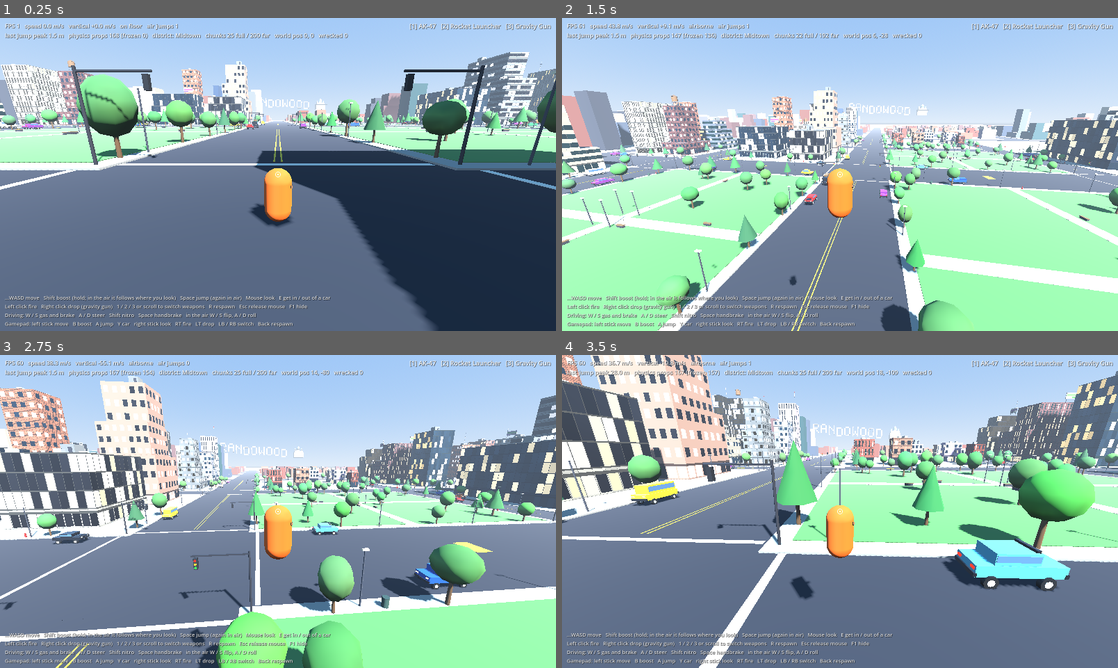
Above: before the commit, frames 1-4 (two rows, left to right).
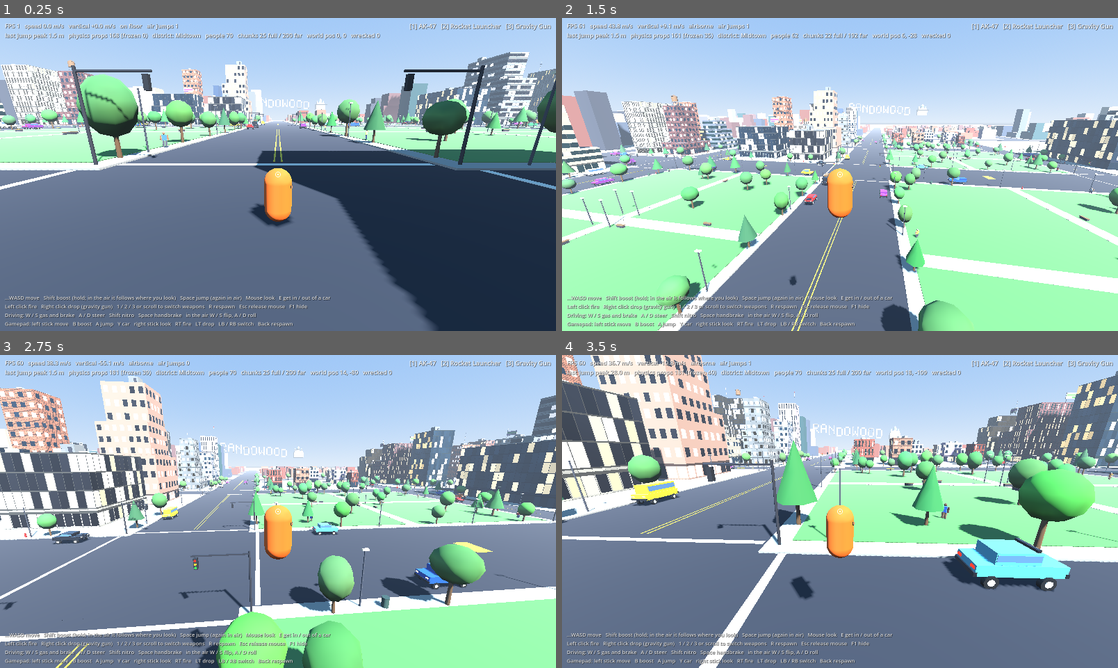
Above: after the commit, the same moments.

Repository: ashalluf/rando-game
Game: Godot game, scene res://scenes/levels/city.tscn
The game is run twice, just before and just after one commit, with the same random seed, the same clock (stepped at 60 frames per second) and the same inputs.
Inputs (mouse positions are in pixels of both pictures, inside the frame that each line leads up to):
- Up to frame 1 (0.25 s): no input
- Up to frame 2 (1.5 s): move the mouse to (867, 174) at 0.52 s; hold Shift (boost) 0.53-1.28 s; hold W (move_forward) from 0.53 s (still down); tap Space (jump) at 0.77 s; click (867, 174) at 0.8 s; move the mouse to (812, 174) at 1.27 s; click (812, 174) at 1.35 s
- Up to frame 3 (2.75 s): keep holding W (move_forward); tap Space (jump) at 1.52 s; tap Shift (boost) at 1.55 s; move the mouse to (289, 505) at 2.02 s; press the mouse at (289, 505) at 2.03 s; right-click (289, 505) at 2.1 s
- Up to frame 4 (3.5 s): keep holding W (move_forward); move the mouse to (834, 517) at 2.77 s; release the mouse at (834, 517) at 2.78 s; tap Shift (boost) at 2.85 s; tap Space (jump) at 3.02 s

The runs differ from the first frame. In frame 1, 0.4% of the frame differs, in the area x 28-76%, y 4-42%; in frame 2, 0.6%; in frame 3, 0.6%; in frame 4, 0.9%, in the area x 12-100%, y 4-76%.

Commit message:
Milestone 7: pedestrians that ragdoll and lane-following traffic
Pedestrians wander the sidewalks of each block (capped at 70) and turn
into six-piece pin-jointed ragdolls when hit by a car, a thrown crate,
debris, a bullet, an explosion, or a boosting player. Traffic cars are
kinematic Vehicles driving the lanes on the right, turning at random at
intersections, spawned around the player and despawned far away; a hit
traffic car drops into real physics. Every car has a bumper zone that
knocks pedestrians and launches the player.

Fixes a NaN bug: frozen vehicle bodies corrupt their wheels, so
PhysicsBudget no longer freezes vehicles and traffic cars only get real
wheels when they go physical. The headless check fails on NaN now.

How to test: boost into a crowd on the sidewalk. Get in a car and drive
through them. Rocket a traffic car and watch it tumble.

Co-Authored-By: Claude Fable 5.1 <noreply@anthropic.com>
Claude-Session: https://claude.ai/code/session_013mJoQrtobT2mZqUs9rjLvy

Diff:
--- /dev/null
+++ b/scripts/npc/pedestrian.gd
@@ -0,0 +1,168 @@
+class_name Pedestrian
+extends CharacterBody3D
+## Wandering pedestrian. Walks between random points on its block's sidewalk ring, bobs a bit,
+## and turns into a ragdoll when something fast hits it (cars, crates, explosions, bullets,
+## a boosting player). Collides with the world only, so cars never get stuck on it.
+
+const SHIRTS := [Color(0.9, 0.3, 0.3), Color(0.3, 0.5, 0.9), Color(0.95, 0.85, 0.3), Color(0.4, 0.75, 0.45), Color(0.9, 0.9, 0.9), Color(0.6, 0.35, 0.7), Color(0.95, 0.55, 0.2)]
+const PANTS := [Color(0.2, 0.25, 0.4), Color(0.15, 0.15, 0.17), Color(0.5, 0.4, 0.3), Color(0.35, 0.35, 0.38)]
+const SKINS := [Color(0.95, 0.8, 0.65), Color(0.85, 0.65, 0.5), Color(0.6, 0.42, 0.3), Color(0.4, 0.28, 0.2)]
+
+@export var walk_speed: float = 1.8
+## Anything moving faster than this that touches us knocks us over (m/s).
+@export var knock_speed: float = 4.0
+## A boosting player has to be at least this fast to tackle us (m/s).
+@export var tackle_speed: float = 14.0
+
+var ring: Rect2
+var shirt: Color
+var pants: Color
+var skin: Color
+var _target: Vector2
+var _rng := RandomNumberGenerator.new()
+var _visual: Node3D
+var _bob: float = 0.0
+var _down: bool = false
+
+
+func setup(block_rect: Rect2, sidewalk: float, seed_value: int) -> void:
+	ring = block_rect
+	_rng.seed = seed_value
+	shirt = SHIRTS[_rng.randi() % SHIRTS.size()]
+	pants = PANTS[_rng.randi() % PANTS.size()]
+	skin = SKINS[_rng.randi() % SKINS.size()]
+	walk_speed = _rng.randf_range(1.4, 2.6)
+	_target = _random_ring_point(sidewalk)
+	_sidewalk = sidewalk
+
+
+var _sidewalk: float = 4.0
+
+
+func _ready() -> void:
+	add_to_group("pedestrian")
+	collision_layer = 2
+	collision_mask = 1
+	floor_snap_length = 0.4
+	var shape := CollisionShape3D.new()
+	var capsule := CapsuleShape3D.new()
+	capsule.radius = 0.3
+	capsule.height = 1.7
+	shape.shape = capsule
+	shape.position = Vector3(0.0, 0.85, 0.0)
+	add_child(shape)
+	_visual = Node3D.new()
+	add_child(_visual)
+	_part(Vector3(0.5, 0.65, 0.3), Vector3(0.0, 1.05, 0.0), shirt)
+	_part(Vector3(0.2, 0.7, 0.2), Vector3(-0.14, 0.38, 0.0), pants)
+	_part(Vector3(0.2, 0.7, 0.2), Vector3(0.14, 0.38, 0.0), pants)
+	_part(Vector3(0.16, 0.6, 0.16), Vector3(-0.36, 1.05, 0.0), skin)
+	_part(Vector3(0.16, 0.6, 0.16), Vector3(0.36, 1.05, 0.0), skin)
+	var head := MeshInstance3D.new()
+	var sphere := SphereMesh.new()
+	sphere.radius = 0.15
+	sphere.height = 0.3
+	sphere.radial_segments = 8
+	sphere.rings = 4
+	head.mesh = sphere
+	head.material_override = PropFactory.material(skin, 0.8)
+	head.position = Vector3(0.0, 1.55, 0.0)
+	_visual.add_child(head)
+	# Hit detector: anything fast on the props layer, or a fast player.
+	var area := Area3D.new()
+	area.collision_layer = 0
+	area.collision_mask = 2 | 4
+	var ashape := CollisionShape3D.new()
+	var abox := BoxShape3D.new()
+	abox.size = Vector3(1.0, 1.8, 1.0)
+	ashape.shape = abox
+	ashape.position = Vector3(0.0, 0.9, 0.0)
+	area.add_child(ashape)
+	area.body_entered.connect(_on_body_entered)
+	add_child(area)
+
+
+func _part(size: Vector3, pos: Vector3, color: Color) -> void:
+	var mesh := MeshInstance3D.new()
+	var box := BoxMesh.new()
+	box.size = size
+	mesh.mesh = box
+	mesh.material_override = PropFactory.material(color, 0.8)
+	mesh.position = pos
+	_visual.add_child(mesh)
+
+
+func _physics_process(delta: float) -> void:
+	if _down:
+		return
+	var here := Vector2(global_position.x, global_position.z) - _ring_origin()
+	var to_target := _target - here
+	if to_target.length() < 1.0:
+		_target = _random_ring_point(_sidewalk)
+		to_target = _target - here
+	var dir := to_target.normalized()
+	velocity.x = dir.x * walk_speed
+	velocity.z = dir.y * walk_speed
+	if not is_on_floor():
+		velocity.y -= 30.0 * delta
+	else:
+		velocity.y = 0.0
+	move_and_slide()
+	_visual.rotation.y = lerp_angle(_visual.rotation.y, atan2(-dir.x, -dir.y), 1.0 - exp(-8.0 * delta))
+	_bob += delta * walk_speed * 4.0
+	_visual.position.y = absf(sin(_bob)) * 0.06
+
+
+## Ring points are stored relative to the chunk's world offset so re-centering does not matter.
+func _ring_origin() -> Vector2:
+	return Vector2.ZERO
+
+
+func _random_ring_point(sidewalk: float) -> Vector2:
+	# A point on the sidewalk ring: pick an edge, then a spot 1..(sidewalk-1) m in from the curb.
+	var inset := _rng.randf_range(1.0, maxf(sidewalk - 1.0, 1.2))
+	var edge := _rng.randi() % 4
+	match edge:
+		0:
+			return Vector2(_rng.randf_range(ring.position.x + 1.0, ring.end.x - 1.0), ring.position.y + inset)
+		1:
+			return Vector2(_rng.randf_range(ring.position.x + 1.0, ring.end.x - 1.0), ring.end.y - inset)
+		2:
+			return Vector2(ring.position.x + inset, _rng.randf_range(ring.position.y + 1.0, ring.end.y - 1.0))
+		_:
+			return Vector2(ring.end.x - inset, _rng.randf_range(ring.position.y + 1.0, ring.end.y - 1.0))
+
+
+func _on_body_entered(body: Node3D) -> void:
+	if _down:
+		return
+	var speed := 0.0
+	var dir := Vector3.UP
+	if body is RigidBody3D:
+		speed = (body as RigidBody3D).linear_velocity.length()
+		dir = (body as RigidBody3D).linear_velocity.normalized()
+		if body is Vehicle and (body as Vehicle).is_traffic():
+			speed = (body as Vehicle).traffic_speed
+			dir = -(body as Vehicle).global_basis.z
+	elif body is Player:
+		speed = (body as Player).velocity.length()
+		dir = (body as Player).velocity.normalized()
+		if speed < tackle_speed:
+			return
+	if speed >= knock_speed:
+		knock(dir * (8.0 + speed * 0.6) + Vector3.UP * 6.0)
+
+
+## Turns into a ragdoll flung by `impulse`.
+func knock(impulse: Vector3) -> void:
+	if _down:
+		return
+	_down = true
+	var doll := Ragdoll.new()
+	doll.position = position
+	doll.rotation.y = _visual.rotation.y
+	get_parent().add_child(doll)
+	doll.build(shirt, pants, skin)
+	PhysicsBudget.register_debris(doll)
+	doll.fling(impulse)
+	queue_free()
--- /dev/null
+++ b/scripts/npc/ragdoll.gd
@@ -0,0 +1,68 @@
+class_name Ragdoll
+extends Node3D
+## A floppy six-piece body (torso, head, two arms, two legs) held together by pin joints.
+## Spawned when a pedestrian gets hit. Registered as debris so PhysicsBudget frees it later.
+
+var bodies: Array[RigidBody3D] = []
+
+
+func build(shirt: Color, pants: Color, skin: Color) -> void:
+	var torso := _piece(Vector3(0.5, 0.65, 0.3), Vector3(0.0, 1.05, 0.0), shirt, 8.0)
+	var head := _piece(Vector3(0.28, 0.28, 0.28), Vector3(0.0, 1.55, 0.0), skin, 3.0, true)
+	var l_arm := _piece(Vector3(0.16, 0.6, 0.16), Vector3(-0.36, 1.05, 0.0), skin, 2.0)
+	var r_arm := _piece(Vector3(0.16, 0.6, 0.16), Vector3(0.36, 1.05, 0.0), skin, 2.0)
+	var l_leg := _piece(Vector3(0.2, 0.7, 0.2), Vector3(-0.14, 0.38, 0.0), pants, 4.0)
+	var r_leg := _piece(Vector3(0.2, 0.7, 0.2), Vector3(0.14, 0.38, 0.0), pants, 4.0)
+	_pin(torso, head, Vector3(0.0, 1.4, 0.0))
+	_pin(torso, l_arm, Vector3(-0.3, 1.33, 0.0))
+	_pin(torso, r_arm, Vector3(0.3, 1.33, 0.0))
+	_pin(torso, l_leg, Vector3(-0.14, 0.72, 0.0))
+	_pin(torso, r_leg, Vector3(0.14, 0.72, 0.0))
+
+
+func _ready() -> void:
+	set_meta("spawn_time", Time.get_ticks_msec() / 1000.0)
+
+
+func fling(impulse: Vector3) -> void:
+	for b in bodies:
+		b.apply_central_impulse(impulse * b.mass / 23.0)
+		b.angular_velocity = Vector3(randf_range(-6, 6), randf_range(-6, 6), randf_range(-6, 6))
+
+
+func _piece(size: Vector3, pos: Vector3, color: Color, piece_mass: float, round_head: bool = false) -> RigidBody3D:
+	var body := RigidBody3D.new()
+	body.collision_layer = 4
+	body.collision_mask = 5 # world and props, not other characters
+	body.mass = piece_mass
+	body.position = pos
+	var mesh := MeshInstance3D.new()
+	if round_head:
+		var sphere := SphereMesh.new()
+		sphere.radius = size.x * 0.5
+		sphere.height = size.x
+		sphere.radial_segments = 8
+		sphere.rings = 4
+		mesh.mesh = sphere
+	else:
+		var box := BoxMesh.new()
+		box.size = size
+		mesh.mesh = box
+	mesh.material_override = PropFactory.material(color, 0.8)
+	body.add_child(mesh)
+	var shape := CollisionShape3D.new()
+	var bs := BoxShape3D.new()
+	bs.size = size
+	shape.shape = bs
+	body.add_child(shape)
+	add_child(body)
+	bodies.append(body)
+	return body
+
+
+func _pin(a: RigidBody3D, b: RigidBody3D, at: Vector3) -> void:
+	var joint := PinJoint3D.new()
+	joint.position = at
+	add_child(joint)
+	joint.node_a = joint.get_path_to(a)
+	joint.node_b = joint.get_path_to(b)
--- /dev/null
+++ b/scripts/npc/traffic.gd
@@ -0,0 +1,129 @@
+class_name TrafficManager
+extends Node3D
+## Keeps a handful of cars driving the lanes around the player. Traffic cars are frozen
+## (kinematic) Vehicles moved along road lines; they turn at intersections at random. Anything
+## fast that hits one unfreezes it into a normal physics car that rolls to a stop.
+
+@export var max_cars: int = 14
+## Spawn between these distances from the player (meters).
+@export var spawn_min: float = 120.0
+@export var spawn_max: float = 260.0
+@export var despawn_distance: float = 380.0
+@export var speed_range: Vector2 = Vector2(9.0, 15.0)
+@export var turn_chance: float = 0.35
+
+var plan: CityPlan
+var cars: Array[Vehicle] = []
+var _player: Node3D
+var _rng := RandomNumberGenerator.new()
+var _timer: float = 0.0
+
+
+func _ready() -> void:
+	_rng.seed = 99
+
+
+func _physics_process(delta: float) -> void:
+	if plan == null:
+		return
+	if _player == null:
+		_player = get_tree().get_first_node_in_group("player") as Node3D
+		if _player == null:
+			return
+	_timer += delta
+	if _timer >= 0.5:
+		_timer = 0.0
+		_maintain()
+	for car in cars.duplicate():
+		if not is_instance_valid(car) or not car.is_traffic():
+			cars.erase(car)
+			continue
+		_drive(car, delta)
+
+
+func _maintain() -> void:
+	var pw := WorldState.to_world(_player.global_position)
+	for car in cars.duplicate():
+		if not is_instance_valid(car):
+			cars.erase(car)
+			continue
+		var wp := WorldState.to_world(car.global_position)
+		var zone := plan.zone_at(Vector2(wp.x, wp.z))
+		if wp.distance_to(pw) > despawn_distance or (zone != MacroMap.Zone.CITY and zone != MacroMap.Zone.BEACH):
+			cars.erase(car)
+			car.queue_free()
+	var tries := 0
+	while cars.size() < max_cars and tries < 8 and PhysicsBudget.can_spawn():
+		tries += 1
+		_spawn_near(pw)
+
+
+func _spawn_near(pw: Vector3) -> void:
+	var axis := _rng.randi_range(0, 1)
+	var center := plan.block_index_at(Vector2(pw.x, pw.z))
+	var index := (center.x if axis == CityPlan.AXIS_X else center.y) + _rng.randi_range(-2, 3)
+	var along := (pw.z if axis == CityPlan.AXIS_X else pw.x) + _rng.randf_range(spawn_min, spawn_max) * (1.0 if _rng.randf() < 0.5 else -1.0)
+	var dir := 1 if _rng.randf() < 0.5 else -1
+	var lane := _lane_offset(axis, index, dir)
+	var pos2 := Vector2(plan.road_pos(axis, index) + lane, along) if axis == CityPlan.AXIS_X else Vector2(along, plan.road_pos(axis, index) + lane)
+	if plan.zone_at(pos2) != MacroMap.Zone.CITY:
+		return
+	var car := Vehicle.random_car(_rng)
+	car.traffic = {"axis": axis, "index": index, "dir": dir, "lane": lane, "speed": _rng.randf_range(speed_range.x, speed_range.y)}
+	car.freeze_mode = RigidBody3D.FREEZE_MODE_KINEMATIC
+	car.freeze = true
+	car.position = WorldState.to_local(Vector3(pos2.x, 0.55, pos2.y))
+	car.rotation.y = _heading(axis, dir)
+	add_child(car)
+	car.traffic_speed = car.traffic.speed
+	cars.append(car)
+
+
+## Right-hand traffic: the lane sits to the right of the direction of travel.
+func _lane_offset(axis: int, index: int, dir: int) -> float:
+	var width := plan.road_width(axis, index)
+	var lanes := 2 if width > plan.street_width + 1.0 else 1
+	var lane_w := width * 0.5 / (lanes + 0.5)
+	var n := _rng.randi_range(1, lanes)
+	var side := -dir if axis == CityPlan.AXIS_X else dir
+	return side * lane_w * n
+
+
+func _heading(axis: int, dir: int) -> float:
+	var d := Vector3(0.0, 0.0, dir) if axis == CityPlan.AXIS_X else Vector3(dir, 0.0, 0.0)
+	return atan2(-d.x, -d.z)
+
+
+func _drive(car: Vehicle, delta: float) -> void:
+	var t: Dictionary = car.traffic
+	var axis: int = t.axis
+	var dir: int = t.dir
+	var speed: float = t.speed
+	var wp := WorldState.to_world(car.global_position)
+	var along := wp.z if axis == CityPlan.AXIS_X else wp.x
+	var cross_axis := CityPlan.AXIS_Z if axis == CityPlan.AXIS_X else CityPlan.AXIS_X
+	# Next crossing road in the direction of travel.
+	var cross_index := plan._index_at(cross_axis, along) + (1 if dir > 0 else 0)
+	var cross_pos := plan.road_pos(cross_axis, cross_index)
+	var new_along := along + dir * speed * delta
+	if (dir > 0 and new_along >= cross_pos) or (dir < 0 and new_along <= cross_pos):
+		# Reached an intersection center: maybe turn.
+		if _rng.randf() < turn_chance:
+			var new_dir := 1 if _rng.randf() < 0.5 else -1
+			var lane := _lane_offset(cross_axis, cross_index, new_dir)
+			t.axis = cross_axis
+			t.index = cross_index
+			t.dir = new_dir
+			t.lane = lane
+			var road := plan.road_pos(cross_axis, cross_index)
+			# Rebuild the world position on the new road, keeping the intersection's coordinate.
+			var pos2 := Vector2(wp.x, road + lane) if cross_axis == CityPlan.AXIS_Z else Vector2(road + lane, wp.z)
+			car.global_position = WorldState.to_local(Vector3(pos2.x, wp.y, pos2.y))
+			car.rotation.y = _heading(cross_axis, new_dir)
+			return
+	var lane_pos: float = plan.road_pos(axis, t.index) + t.lane
+	var new_wp := Vector3(lane_pos, wp.y, new_along) if axis == CityPlan.AXIS_X else Vector3(new_along, wp.y, lane_pos)
+	car.global_position = WorldState.to_local(new_wp)
+	car.rotation.y = _heading(axis, dir)
+	car.rotation.x = 0.0
+	car.rotation.z = 0.0
--- a/scripts/player/player.gd
+++ b/scripts/player/player.gd
@@ -154,6 +154,8 @@
 	for node in get_tree().get_nodes_in_group("vehicle"):
 		var car := node as Vehicle
 		if car == null or car.driver != null:
+			continue
+		if car.is_traffic():
 			continue
 		var d := car.global_position.distance_to(global_position)
 		if d < best_d:
--- a/scripts/ui/debug_hud.gd
+++ b/scripts/ui/debug_hud.gd
@@ -44,6 +44,9 @@
 	var city := get_tree().get_first_node_in_group("city")
 	if city and city.has_method("district_name_at"):
 		stats.text += "   district: %s" % city.district_name_at(_player.global_position)
+	var peds := get_tree().get_nodes_in_group("pedestrian").size()
+	var traffic := get_tree().get_first_node_in_group("traffic")
+	stats.text += "   people %d" % peds
 	if city and city.has_method("chunk_counts"):
 		var counts: Vector2i = city.chunk_counts()
 		var wp: Vector3 = city.world_position(_player.global_position)
--- a/scripts/util/physics_budget.gd
+++ b/scripts/util/physics_budget.gd
@@ -43,8 +43,8 @@
 	return active_body_count() < max_active_bodies
 
 
-## Mark a body as short-lived debris and start its lifetime clock.
-func register_debris(body: RigidBody3D) -> void:
+## Mark a body (or a ragdoll root) as short-lived debris and start its lifetime clock.
+func register_debris(body: Node3D) -> void:
 	body.add_to_group(PROP_GROUP)
 	body.add_to_group(DEBRIS_GROUP)
 	body.set_meta("spawn_time", _now())
@@ -71,15 +71,18 @@
 	var wake_radius := simulate_radius * wake_radius_factor
 	frozen_count = 0
 	for node in get_tree().get_nodes_in_group(PROP_GROUP):
+		if node.is_queued_for_deletion():
+			continue
+		if node.is_in_group(DEBRIS_GROUP):
+			var born: float = node.get_meta("spawn_time", now)
+			if now - born > debris_lifetime:
+				node.queue_free()
+				continue
 		var body := node as RigidBody3D
-		if body == null or body.is_queued_for_deletion():
+		if body == null or player == null:
 			continue
-		if body.is_in_group(DEBRIS_GROUP):
-			var born: float = body.get_meta("spawn_time", now)
-			if now - born > debris_lifetime:
-				body.queue_free()
-				continue
-		if player == null:
+		if body is VehicleBody3D:
+			# Never freeze vehicles: frozen wheels divide by zero and poison the body with NaN.
 			continue
 		var dist := body.global_position.distance_to(player.global_position)
 		if body.freeze:
--- a/scripts/vehicles/vehicle.gd
+++ b/scripts/vehicles/vehicle.gd
@@ -47,7 +47,12 @@
 var paint: Color = Color(0.85, 0.15, 0.12)
 ## The Player driving, or null.
 var driver: Node3D
+## Traffic state while driven by the TrafficManager (empty otherwise).
+var traffic: Dictionary = {}
+var traffic_speed: float = 0.0
 var wheels: Array[VehicleWheel3D] = []
+var _wheel_slots: Array = []
+var _wheel_visuals: Array[Node3D] = []
 var _seat: Node3D
 var _exit_side: float = 1.0
 var _steer_target: float = 0.0
@@ -81,6 +86,28 @@
 
 func exit_position() -> Vector3:
 	return global_position + global_basis.x * (2.6 * _exit_side) + Vector3.UP * 0.5
+
+
+func is_traffic() -> bool:
+	return not traffic.is_empty()
+
+
+## Something hit a traffic car hard: hand it over to physics.
+func drop_out_of_traffic(impulse: Vector3 = Vector3.ZERO) -> void:
+	if not is_traffic():
+		return
+	var v := -global_basis.z * traffic_speed
+	traffic = {}
+	traffic_speed = 0.0
+	for visual in _wheel_visuals:
+		visual.queue_free()
+	_wheel_visuals.clear()
+	_add_real_wheels()
+	freeze = false
+	sleeping = false
+	linear_velocity = v
+	if impulse != Vector3.ZERO:
+		apply_central_impulse(impulse)
 
 
 func is_airborne() -> bool:
@@ -125,6 +152,17 @@
 		# Upside down and stuck: roll back onto the wheels.
 		var axis := global_basis.z
 		apply_torque(axis * upright_torque * signf(global_basis.x.y + 0.0001))
+
+
+func _on_bumper_hit(body: Node3D) -> void:
+	var speed := traffic_speed if is_traffic() else linear_velocity.length()
+	if speed < 4.0 or body == driver:
+		return
+	var dir := -global_basis.z if is_traffic() else linear_velocity.normalized()
+	if body is Player and (body as Player).vehicle == null:
+		(body as Player).launch(dir * (8.0 + speed) + Vector3.UP * 9.0)
+	elif body.has_method("knock"):
+		body.knock(dir * (8.0 + speed * 0.6) + Vector3.UP * 6.0)
 
 
 # --- Model -----------------------------------------------------------------------------
@@ -172,10 +210,63 @@
 	_seat = Node3D.new()
 	_seat.position = Vector3(-0.4, base_y + chassis_h + 0.2, cabin.x + cabin.y * 0.4)
 	add_child(_seat)
+	# Bumper zone: fast cars knock pedestrians over and launch the player.
+	var bumper := Area3D.new()
+	bumper.collision_layer = 0
+	bumper.collision_mask = 2
+	var bshape := CollisionShape3D.new()
+	var bbox := BoxShape3D.new()
+	bbox.size = Vector3(width + 0.4, 1.6, length + 0.8)
+	bshape.shape = bbox
+	bshape.position = Vector3(0.0, base_y + 0.6, 0.0)
+	bumper.add_child(bshape)
+	bumper.body_entered.connect(_on_bumper_hit)
+	add_child(bumper)
 	var wheel_z: float = dims.wheel_z
+	_wheel_slots = []
 	for front: bool in [true, false]:
 		for side: float in [-1.0, 1.0]:
-			_add_wheel(Vector3(side * (width * 0.5 - 0.05), base_y - 0.1, (-wheel_z if front else wheel_z)), front)
+			_wheel_slots.append([Vector3(side * (width * 0.5 - 0.05), base_y - 0.1, (-wheel_z if front else wheel_z)), front])
+	if is_traffic():
+		# Kinematic traffic: plain wheel meshes. Real VehicleWheel3D nodes on a frozen body
+		# divide by zero inside the engine, so they are only added when the car goes physical.
+		for slot in _wheel_slots:
+			var visual := _wheel_mesh()
+			visual.position = slot[0] + Vector3(0.0, -0.3, 0.0)
+			add_child(visual)
+			_wheel_visuals.append(visual)
+	else:
+		_add_real_wheels()
+
+
+func _add_real_wheels() -> void:
+	for slot in _wheel_slots:
+		_add_wheel(slot[0], slot[1])
+
+
+func _wheel_mesh() -> Node3D:
+	var holder := Node3D.new()
+	var mesh := MeshInstance3D.new()
+	var cyl := CylinderMesh.new()
+	cyl.top_radius = 0.42
+	cyl.bottom_radius = 0.42
+	cyl.height = 0.3
+	cyl.radial_segments = 10
+	mesh.mesh = cyl
+	mesh.material_override = PropFactory.material(Color(0.1, 0.1, 0.1))
+	mesh.rotation.z = PI * 0.5
+	holder.add_child(mesh)
+	var hub := MeshInstance3D.new()
+	var hub_cyl := CylinderMesh.new()
+	hub_cyl.top_radius = 0.22
+	hub_cyl.bottom_radius = 0.22
+	hub_cyl.height = 0.32
+	hub_cyl.radial_segments = 8
+	hub.mesh = hub_cyl
+	hub.material_override = PropFactory.material(Color(0.75, 0.75, 0.78), 0.4)
+	hub.rotation.z = PI * 0.5
+	holder.add_child(hub)
+	return holder
 
 
 func _dims() -> Dictionary:
--- a/scripts/weapons/assault_rifle.gd
+++ b/scripts/weapons/assault_rifle.gd
@@ -62,6 +62,10 @@
 			body.apply_impulse(dir * impact_force, hit.position - body.global_position)
 		elif hit.collider.has_method("take_hit"):
 			hit.collider.take_hit(hit.get("shape", -1), bullet_damage, dir)
+		elif hit.collider.has_method("knock"):
+			hit.collider.knock(dir * 14.0 + Vector3.UP * 5.0)
+		if hit.collider is Vehicle:
+			(hit.collider as Vehicle).drop_out_of_traffic(dir * impact_force)
 		WeaponFX.impact(self, hit.position)
 	WeaponFX.tracer(self, muzzle.global_position, end, tracer_color)
 	return hit
--- a/scripts/weapons/explosion.gd
+++ b/scripts/weapons/explosion.gd
@@ -24,6 +24,12 @@
 		var dist := offset.length()
 		var falloff := clampf(1.0 - dist / radius, 0.2, 1.0)
 		var dir := (offset + Vector3.UP * radius * 0.35).normalized() if dist > 0.01 else Vector3.UP
+		if collider is Vehicle:
+			(collider as Vehicle).drop_out_of_traffic()
+		if collider.has_method("knock"):
+			collider.knock(dir * launch_speed * falloff * 1.2)
+			affected += 1
+			continue
 		if collider is RigidBody3D:
 			var body := collider as RigidBody3D
 			body.freeze = false
--- a/scripts/world/city_chunk.gd
+++ b/scripts/world/city_chunk.gd
@@ -346,6 +346,24 @@
 	if level == Level.FULL:
 		_build_sidewalk_props(rect, params, rng)
 		_park_cars(rect, rng)
+		_spawn_pedestrians(rect, rng)
+
+
+func _spawn_pedestrians(rect: Rect2, rng: RandomNumberGenerator) -> void:
+	var count: int = style.pedestrians_per_block
+	if count <= 0:
+		return
+	var existing := get_tree().get_nodes_in_group("pedestrian").size()
+	var cap: int = style.max_pedestrians
+	for i in count:
+		if existing >= cap:
+			return
+		var ped := Pedestrian.new()
+		ped.setup(rect, plan.sidewalk_width, rng.randi())
+		var start := ped._random_ring_point(plan.sidewalk_width)
+		ped.position = Vector3(start.x, SIDEWALK_TOP + 0.1, start.y)
+		add_child(ped)
+		existing += 1
 
 
 ## Parked cars in the lanes of this chunk's two roads, nose along the road.
--- a/scripts/world/city_streamer.gd
+++ b/scripts/world/city_streamer.gd
@@ -38,6 +38,11 @@
 @export var trash_cans_per_block: int = 2
 ## Parked cars per block (physics bodies; count against the PhysicsBudget cap).
 @export var cars_per_block: int = 5
+@export var pedestrians_per_block: int = 4
+## Hard cap on live pedestrians.
+@export var max_pedestrians: int = 70
+## Cars driving around at once.
+@export var traffic_cars: int = 14
 
 @export_group("Look")
 @export var sun_rotation_degrees: Vector3 = Vector3(-48.0, 35.0, 0.0)
@@ -88,6 +93,11 @@
 		plan.macro.setup()
 	_build_ground()
 	_build_far_landmarks()
+	var traffic := TrafficManager.new()
+	traffic.name = "Traffic"
+	traffic.plan = plan
+	traffic.max_cars = traffic_cars
+	add_child(traffic)
 	_player = get_tree().get_first_node_in_group("player") as Node3D
 	_apply_spawn_override()
 	update_streaming(true)
@@ -239,7 +249,7 @@
 		"hill_grass": hill_grass_color, "hill_rock": hill_rock_color,
 		"tarmac": tarmac_color, "runway": runway_color, "concrete": concrete_color,
 		"lamp_spacing": lamp_spacing, "tree_spacing": tree_spacing, "trash_cans_per_block": trash_cans_per_block,
-		"cars_per_block": cars_per_block,
+		"cars_per_block": cars_per_block, "pedestrians_per_block": pedestrians_per_block, "max_pedestrians": max_pedestrians,
 	}
 	add_child(chunk)
 	chunk.build()
--- a/tests/smoke_test.gd
+++ b/tests/smoke_test.gd
@@ -249,7 +249,10 @@
 	player.velocity = Vector3.ZERO
 	city.update_streaming(true)
 	await _ticks(10)
-	var cars := get_nodes_in_group("vehicle")
+	var cars: Array = []
+	for c in get_nodes_in_group("vehicle"):
+		if not c.is_traffic():
+			cars.append(c)
 	_check(cars.size() >= 5, "parked cars spawned (%d)" % cars.size())
 	if cars.size() > 0:
 		var car: Node3D = cars[0]
@@ -271,6 +274,40 @@
 		await _ticks(30)
 		await _press("interact")
 		_check(not player.is_driving() and player.visible and player.global_position.distance_to(car.global_position) < 5.0, "interact gets out next to the car")
+
+	# Pedestrians and traffic.
+	player.global_position = _world_state().to_local(Vector3(0.0, 2.0, 0.0))
+	player.velocity = Vector3.ZERO
+	city.update_streaming(true)
+	await _ticks(70)
+	var peds := get_nodes_in_group("pedestrian")
+	_check(peds.size() >= 10 and peds.size() <= city.max_pedestrians, "pedestrians on the sidewalks (%d)" % peds.size())
+	if peds.size() > 0:
+		var ped: Node3D = peds[0]
+		var before_dolls := 0
+		for n in get_nodes_in_group("debris"):
+			if n is Ragdoll:
+				before_dolls += 1
+		ped.knock(Vector3(5.0, 8.0, 0.0))
+		await _ticks(3)
+		var dolls := 0
+		for n in get_nodes_in_group("debris"):
+			if n is Ragdoll:
+				dolls += 1
+		_check(not is_instance_valid(ped) or ped.is_queued_for_deletion(), "knocked pedestrian is removed")
+		_check(dolls == before_dolls + 1, "a ragdoll takes its place")
+	var traffic_node: Node3D = city.get_node("Traffic")
+	var moving: int = traffic_node.cars.size()
+	_check(moving >= 4, "traffic cars are driving (%d)" % moving)
+	if moving > 0:
+		var tcar: Node3D = traffic_node.cars[0]
+		var p0: Vector3 = tcar.global_position
+		await _ticks(60)
+		_check(is_instance_valid(tcar) and tcar.global_position.distance_to(p0) > 4.0, "traffic car moved %.1f m in 1 s" % (tcar.global_position.distance_to(p0) if is_instance_valid(tcar) else 0.0))
+		if is_instance_valid(tcar):
+			tcar.drop_out_of_traffic(Vector3(0.0, 4000.0, 0.0))
+			await _ticks(2)
+			_check(not tcar.is_traffic() and not tcar.freeze, "a hit traffic car becomes a physics car")
 
 	# Same seed, same plan.
 	var a := CityPlan.new()
Not shown, added: scripts/npc/pedestrian.gd.uid
Not shown, added: scripts/npc/ragdoll.gd.uid
Not shown, added: scripts/npc/traffic.gd.uid
Not shown, changed: CLAUDE.md
Not shown, changed: docs/GAME_PLAN.md
Not shown, removed: scripts/npc/.gitkeep
Not shown, changed: tests/headless_check.sh
